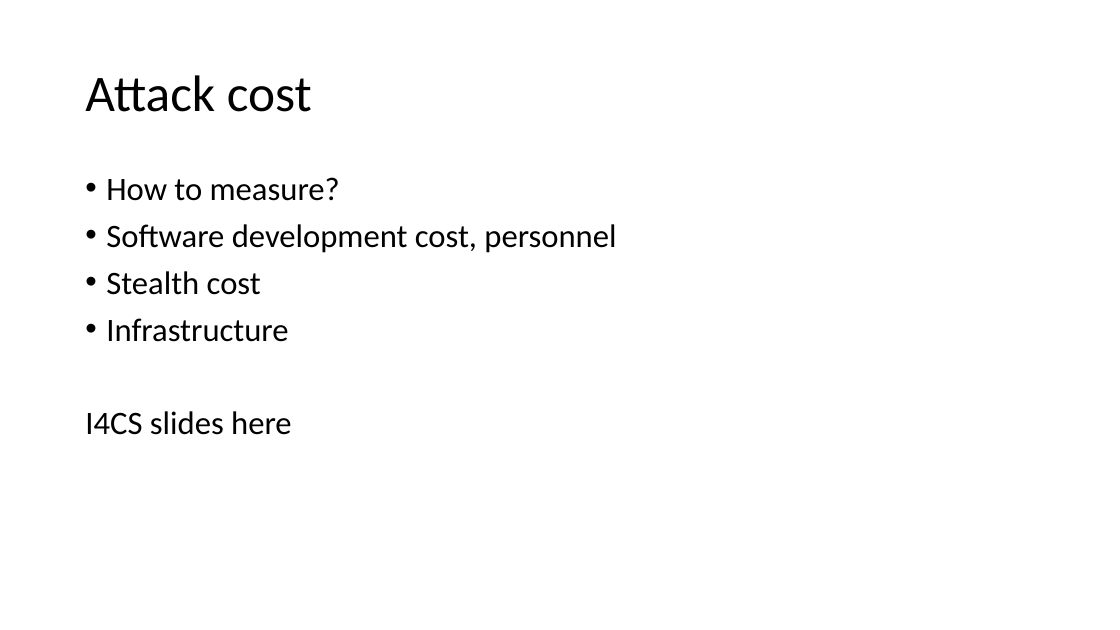
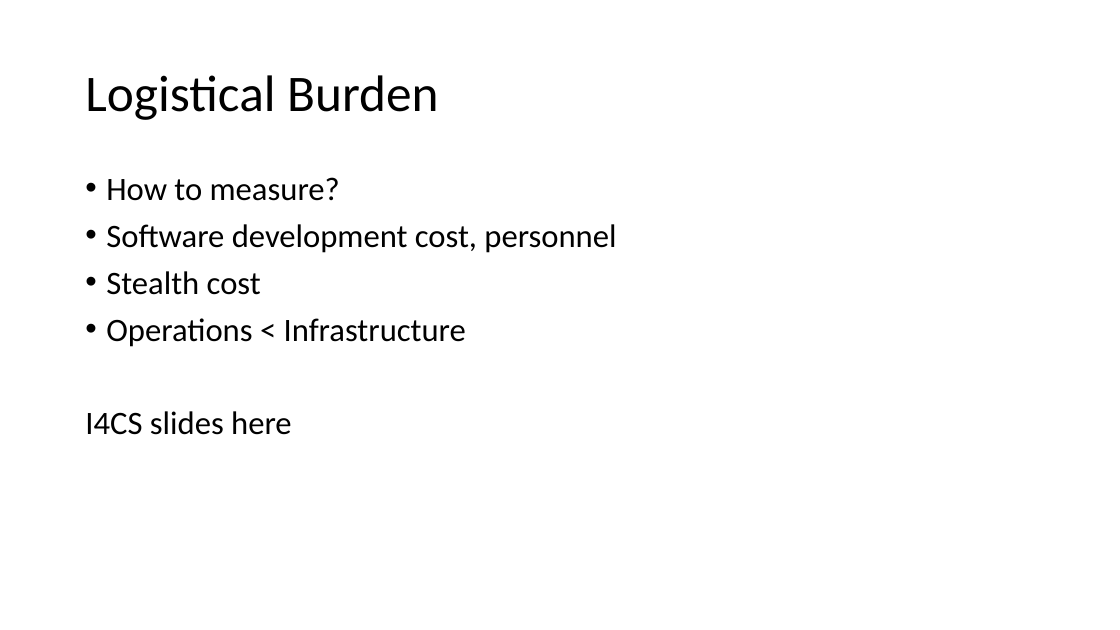
Before and after one commit to pinkflawd/IoCannon, a slide deck: slide 7 of draft.pptx (slide 4 before the commit). Drawn at 1120x630 pixels with LibreOffice and Linux fonts; fonts in the diff are those of the drawing. Boxes give left, top, right and bottom in pixels: in the first picture for what was removed or moved away, otherwise in the second. Text is boxed around its words. In the diff, an @@ line names an element or a change of style, - is before the commit and + after.

```diff
--- a/draft.pptx
+++ b/draft.pptx
@@ title at bbox=[85, 75, 438, 120]: text changed @@
-Attack cost
+Logistical Burden
@@ text at bbox=[106, 318, 466, 347]: text changed @@
-• Infrastructure
+• Operations < Infrastructure
```
Also in this commit, not shown: 3 slides added, 1 slide removed.
